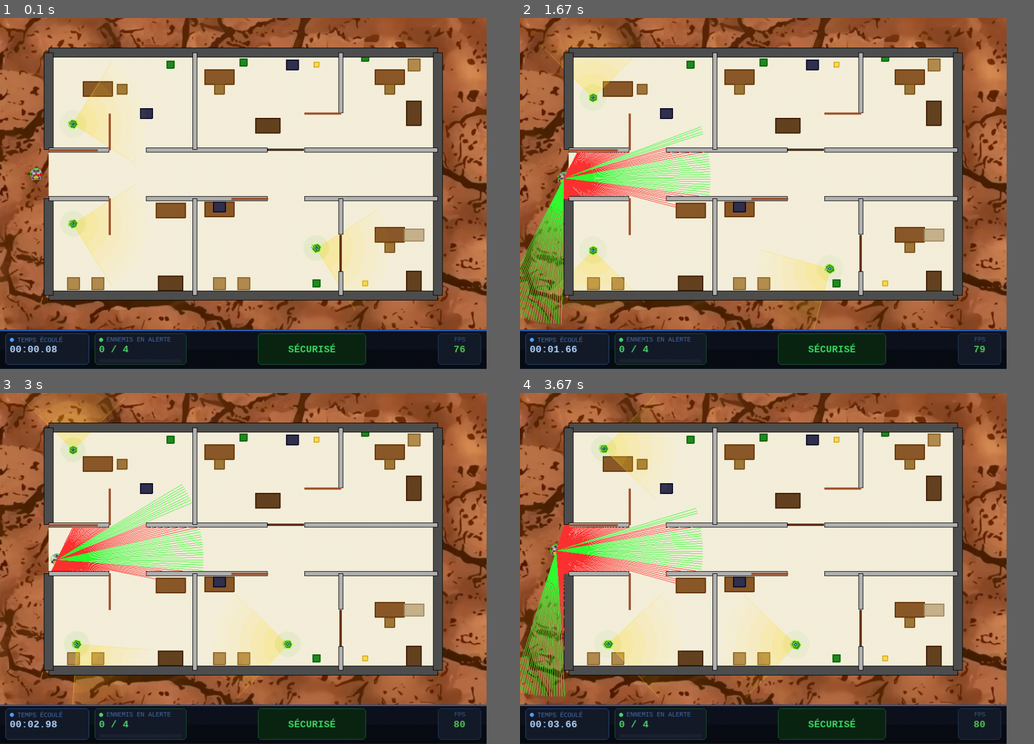
Above: before the commit, frames 1-4 (two rows, left to right).
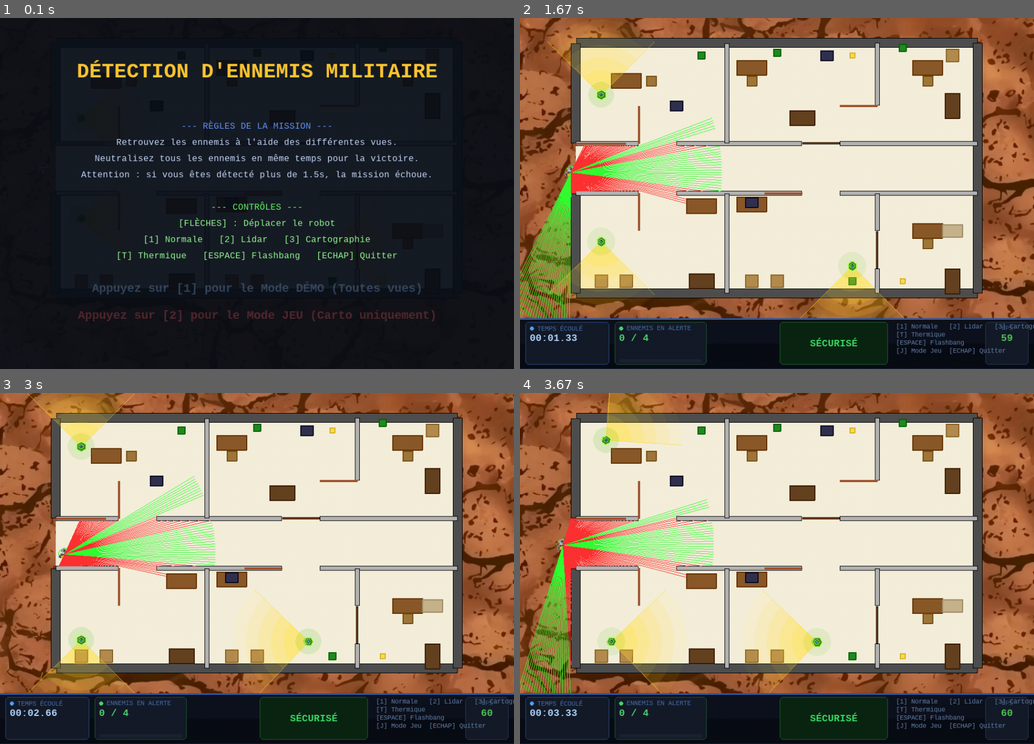
Above: after the commit, the same moments.

Repository: JawadBLK/TP_Robot
Game: pygame game, started from project/main.py
Two runs of this game, one before a commit and one after it. Both use one fixed random seed, a clock stepped at 60 frames per second and the inputs below.
Inputs:
- Up to frame 1 (0.1 s): no input
- Up to frame 2 (1.67 s): tap 1 at 0.33 s; tap Space at 0.67 s; hold Right 1-1.47 s; hold Up from 1.5 s (still down); tap 2 at 1.65 s
- Up to frame 3 (3 s): release Up at 1.97 s; hold Right 2-2.47 s; hold Left from 2.5 s (still down)
- Up to frame 4 (3.67 s): release Left at 3.03 s; hold Down 3.07-3.53 s; tap 2 at 3.22 s; hold Left from 3.57 s (still down)
In our replay, the window is 852x615 before the commit and 900x615 after it. These sizes can differ from the game's own. Grey fills any space a smaller window leaves; there, only what the larger window draws over its background counts as a difference.

The runs differ from the first frame. In frame 1, 85% of the frame differs, in the area x 0-95%, y 0-100%; in frame 2, 38%; in frame 3, 37%; in frame 4, 38%.

Commit message:
feat : affichage menu, victoire, echec, ajout type partie demo/jeu

Diff:
--- a/project/main.py
+++ b/project/main.py
@@ -1,5 +1,4 @@
 import sys
-
 import pygame
 import math
 import random
@@ -11,55 +10,49 @@
 from robot.plan_autocad import build_plan
 from robot.ennemis import Ennemi
 from robot.props import Props
-from robot.capteurs import Lidar,CapteurThermique
+from robot.capteurs import Lidar, CapteurThermique
 from robot.cartographie import Cartographie
 
-# ── 1. Initialisation MVC ──────────────────────────────────────────────
+# ── 1. CONFIGURATION INITIALE ──────────────────────────────────────────
+pygame.init()
+LARGEUR, HAUTEUR = 950, 650
+
 robot = RobotMobile(x=-8.5, y=0, orientation=0, moteur=MoteurDifferentiel())
 controleur = ControleurClavierPygame()
 
 env = Environnement()
 
 vue = VuePygame(
-    largeur=900,
-    hauteur=650,
+    largeur=LARGEUR,
+    hauteur=HAUTEUR,
     env_largeur=env.largeur,
     env_hauteur=env.hauteur
 )
 
-# ── 2. Ajout des capteurs ──────────────────────────────────────────────
-# ... création du Lidar ...
+# ── 2. CAPTEURS ET CARTOGRAPHIE ───────────────────────────────────────
 lidar = Lidar(robot, nb_rayons=180, portee_max=6.0)
 robot.ajouter_capteur(lidar)
 
-# --- Capteur thermique ---
 thermique = CapteurThermique(robot, portee=6.0)
 robot.ajouter_capteur(thermique)
 
-# Interrupteur pour l'affichage thermique
+carto = Cartographie(LARGEUR, HAUTEUR)
+
 afficher_thermique = False
-
-carto = Cartographie(950, 650)
-
-mode_vue = "NORMAL"  # Modes : "NORMAL", "LIDAR", "CARTO"
-
-# ── 3. Construction du monde ──────────────────────────────────────────────
+mode_vue = "NORMAL"
+
+# ── 3. CONSTRUCTION DU MONDE ──────────────────────────────────────────
 env.ajouter_robot(robot)
-
 build_plan(env)
 
-# ── 3.1 Ennemis avec des chemins de patrouille ──────────────────────────
 ennemi1 = Ennemi(-7, -2, waypoints=[(-7, -2), (-7, -4), (-3, -4), (-3, -4), (-3, -2), (-5, -2), (-5, -4), (-7, -4)])
-env.ajouter_ennemi(ennemi1)
-
-ennemi2 = Ennemi(3, -3, waypoints=[(3, -3), (3, -4), (-1, -4), (-1, -3), (3, -3)])
-env.ajouter_ennemi(ennemi2)
-
-ennemi3 = Ennemi(-7, 2, waypoints=[(-7, 2), (-7, 4.2), (-3, 4.2), (-3, 2), (-3, 2), (-5, 2), (-5, 3), (-7, 2)])
-env.ajouter_ennemi(ennemi3)
-
+ennemi2 = Ennemi(3, -3,waypoints=[(3, -3), (3, -4), (-1, -4), (-1, -3), (3, -3)])
+ennemi3 = Ennemi(-7, 2,waypoints=[(-7, 2), (-7, 4.2), (-3, 4.2), (-3, 2), (-3, 2), (-5, 2), (-5, 3), (-7, 2)])
 ennemi4 = Ennemi(20, 0, waypoints=[(20, 0), (9, 6), (-9, 6), (-9, 0), (7, 0), (-9, 0), (-9, -6), (9, -6), (20, 0)])
-env.ajouter_ennemi(ennemi4)
+
+for e in [ennemi1, ennemi2, ennemi3, ennemi4]:
+    env.ajouter_ennemi(e)
+
 
 # ── 3.2 Props décoratifs ────────────────────────────────────────────────────
 # ── 3.2.1 Salle haut-gauche (x: -8 à -2, y: 1 à 5) ──────────────────────────
@@ -105,34 +98,74 @@
 
 print("Nombre d'obstacles :", len(env.obstacles))
 print(hasattr(env, "alerte"))
-
-fps = 80
-clock = pygame.time.Clock()
-#dt = 4.0 / fps
+# ── 4. BOUCLE DE JEU ──────────────────────────────────────────────────
+fps = 60
 running = True
-temps_ecoule = 0.0  # en secondes
-
-# ── Boucle de jeu ──────────────────────────────────────────────
+temps_ecoule = 0.0
+
+env.etat_partie = "MENU"
+type_partie = None  # Permettra de savoir si on est en mode "DEMO" ou "JEU"
+
 while running:
-    dt = clock.tick(fps) / 1000.0
+    dt = vue.clock.tick(fps) / 1000.0
+
+    # --- GESTION DES ÉVÉNEMENTS ---
     for event in pygame.event.get():
         if event.type == pygame.QUIT:
             running = False
-        # --- CHANGEMENT DE VUE ---
+
         if event.type == pygame.KEYDOWN:
-            if event.key == pygame.K_1:
-                mode_vue = "NORMAL"
-            elif event.key == pygame.K_2:
-                mode_vue = "LIDAR"
-            elif event.key == pygame.K_3:
-                mode_vue = "CARTO"
-            elif event.key == pygame.K_t:
-                afficher_thermique = not afficher_thermique
-            elif event.key == pygame.K_SPACE:
-                env.lancer_flashbang()
-        # -------------------------------
-
-    # --- MISE À JOUR PHYSIQUE (Seulement si en cours) ---
+            # Échap quitte le jeu peu importe le menu
+            if event.key == pygame.K_ESCAPE:
+                running = False
+
+            # --- CHOIX DANS LE MENU ---
+            elif env.etat_partie == "MENU":
+                # Mode DÉMO (Touche 1 ou Pavé numérique 1)
+                if event.key == pygame.K_1 or event.key == pygame.K_KP1:
+                    env.etat_partie = "EN_COURS"
+                    type_partie = "DEMO"
+                    mode_vue = "NORMAL" # On force la vue 1
+
+                # Mode JEU (Touche 2 ou Pavé numérique 2)
+                elif event.key == pygame.K_2 or event.key == pygame.K_KP2:
+                    env.etat_partie = "EN_COURS"
+                    type_partie = "JEU"
+                    mode_vue = "CARTO"  # On force la vue 3
+
+            # --- CONTRÔLES EN COURS DE PARTIE ---
+            elif env.etat_partie == "EN_COURS":
+                # Les changements de vue ne sont autorisés qu'en mode DEMO
+                if type_partie == "DEMO":
+                    if event.key == pygame.K_1 or event.key == pygame.K_KP1: mode_vue = "NORMAL"
+                    if event.key == pygame.K_2 or event.key == pygame.K_KP2: mode_vue = "LIDAR"
+                    if event.key == pygame.K_3 or event.key == pygame.K_KP3: mode_vue = "CARTO"
+
+                    # === Basculer en Mode JEU avec réinitialisation ===
+                    if event.key == pygame.K_j:
+                        type_partie = "JEU"
+                        mode_vue = "CARTO"
+
+                        # 1. Remise à zéro du robot
+                        robot.x = -8.5
+                        robot.y = 0
+                        robot.orientation = 0
+                        robot.commander(v=0, omega=0) # Arrête le robot net
+
+                        # 2. Nettoyage de la carte (on remet tout en noir)
+                        carto.surface.fill((0, 0, 0))
+
+                        # 3. Lancement du message "Début de la partie" (pendant 2 secondes)
+                        env.temps_debut_jeu = 2.0
+
+                        # 4. Reset des paramètres de jeu
+                        env.temps_detection_robot = 0.0
+                        temps_ecoule = 0.0 # Reset le chrono
+                # Thermique et Flashbang sont autorisés dans les deux modes
+                if event.key == pygame.K_t: afficher_thermique = not afficher_thermique
+                if event.key == pygame.K_SPACE: env.lancer_flashbang()
+
+    # --- MISE À JOUR PHYSIQUE ---
     if env.etat_partie == "EN_COURS":
         commande = controleur.lire_commande()
         if commande:
@@ -145,29 +178,22 @@
         thermique.read(env)
         carto.mettre_a_jour(vue, lidar)
 
-    # --- AJOUT AFFICHAGE MODULABLE ---
+    # --- DESSIN DU MONDE (Arrière-plan) ---
     if mode_vue == "CARTO":
-        # Mode 3 : Vue cartographique avec rayons du Lidar, carte thermique et console
         carto.dessiner(vue.screen)
-        if afficher_thermique:
-            thermique.draw(vue)
-        vue.dessiner_robot(env.robot)
-        vue.dessiner_console(env, temps_ecoule)
+        if afficher_thermique: thermique.draw(vue)
+        vue.dessiner_robot(robot)
     else:
-        # Modes 1 et 2 : Plan d'architecte classique
         vue.dessiner_environnement(env, temps_ecoule)
-
-        # Dessine les obstacles par-dessus le plan d'architecte
-        for obs in env.obstacles:
-            obs.dessiner(vue)
-
-        # Si on est en Mode 2, on superpose les rayons du Lidar
-        if mode_vue == "LIDAR":
-            lidar.draw(vue)
-        if afficher_thermique:
-            thermique.draw(vue)
+        for obs in env.obstacles: obs.dessiner(vue)
+        for prop in env.props: prop.dessiner(vue)
+        for ennemi in env.ennemis: ennemi.dessiner(vue)
+
+        if mode_vue == "LIDAR": lidar.draw(vue)
+        if afficher_thermique: thermique.draw(vue)
+
+    # --- EFFET FLASHBANG ---
     if hasattr(env, 'temps_effet_flash') and env.temps_effet_flash > 0:
-        # 1. Tremblement et Zoom (Bloom)
         intensite = 15.0
         shake_x = int(random.uniform(-1, 1) * intensite * env.temps_effet_flash)
         shake_y = int(random.uniform(-1, 1) * intensite * env.temps_effet_flash)
@@ -176,19 +202,77 @@
         capture = vue.screen.copy()
         vue.screen.fill((0, 0, 0))
 
-        p_surf = pygame.transform.scale(capture, (int(900 * bloom), int(650 * bloom)))
-        p_rect = p_surf.get_rect(center=(450 + shake_x, 325 + shake_y))
+        p_surf = pygame.transform.scale(capture, (int(LARGEUR * bloom), int(HAUTEUR * bloom)))
+        p_rect = p_surf.get_rect(center=(LARGEUR//2 + shake_x, HAUTEUR//2 + shake_y))
         vue.screen.blit(p_surf, p_rect)
 
-        # 2. Blanchiment (Whiteout)
         alpha = int(255 * min(1.0, env.temps_effet_flash / 0.3))
-        white_surf = pygame.Surface((850, 650), pygame.SRCALPHA)
+        white_surf = pygame.Surface((LARGEUR, HAUTEUR), pygame.SRCALPHA)
         white_surf.fill((255, 255, 255, alpha))
         vue.screen.blit(white_surf, (0, 0))
 
-    # --- ÉCRAN DE FIN ---
-    if env.etat_partie != "EN_COURS":
-        overlay = pygame.Surface((850, 650), pygame.SRCALPHA)
+    # --- INTERFACE HUD ---
+    if env.etat_partie != "MENU":
+        vue.dessiner_console(env, temps_ecoule, type_partie=type_partie)
+
+    # ========================================================
+    # --- ÉCRAN D'ACCUEIL (MENU) ---
+    # ========================================================
+    if env.etat_partie == "MENU":
+        overlay = pygame.Surface((LARGEUR, HAUTEUR), pygame.SRCALPHA)
+        overlay.fill((10, 15, 25, 240)) # Fond très sombre
+        vue.screen.blit(overlay, (0, 0))
+
+        f_titre = pygame.font.SysFont("Courier New", 38, bold=True)
+        f_texte = pygame.font.SysFont("Courier New", 16)
+        f_action = pygame.font.SysFont("Courier New", 22, bold=True)
+
+        # Titre
+        titre = f_titre.render("DÉTECTION D'ENNEMIS MILITAIRE", True, (255, 200, 50))
+        vue.screen.blit(titre, titre.get_rect(center=(LARGEUR//2, 100)))
+
+        # Règles
+        regles = [
+            "--- RÈGLES DE LA MISSION ---",
+            "Retrouvez les ennemis à l'aide des différentes vues.",
+            "Neutralisez tous les ennemis en même temps pour la victoire.",
+            "Attention : si vous êtes détecté plus de 1.5s, la mission échoue."
+        ]
+        for i, ligne in enumerate(regles):
+            coul = (200, 220, 255) if i > 0 else (100, 150, 255)
+            txt = f_texte.render(ligne, True, coul)
+            vue.screen.blit(txt, txt.get_rect(center=(LARGEUR//2, 200 + i * 30)))
+
+        # Touches
+        touches = [
+            "--- CONTRÔLES ---",
+            "[FLÈCHES] : Déplacer le robot",
+            "[1] Normale   [2] Lidar   [3] Cartographie",
+            "[T] Thermique   [ESPACE] Flashbang   [ECHAP] Quitter"
+        ]
+        for i, ligne in enumerate(touches):
+            coul = (150, 255, 150) if i > 0 else (100, 255, 100)
+            txt = f_texte.render(ligne, True, coul)
+            vue.screen.blit(txt, txt.get_rect(center=(LARGEUR//2, 350 + i * 30)))
+
+        # Choix du mode (avec clignotement)
+        pulse = abs(math.sin(pygame.time.get_ticks() / 300.0))
+        alpha = int(255 * pulse)
+
+        txt_demo = f_action.render("Appuyez sur [1] pour le Mode DÉMO (Toutes vues)", True, (150, 200, 255))
+        txt_jeu = f_action.render("Appuyez sur [2] pour le Mode JEU (Carto uniquement)", True, (255, 100, 100))
+
+        txt_demo.set_alpha(alpha)
+        txt_jeu.set_alpha(alpha)
+
+        vue.screen.blit(txt_demo, txt_demo.get_rect(center=(LARGEUR//2, 500)))
+        vue.screen.blit(txt_jeu, txt_jeu.get_rect(center=(LARGEUR//2, 550)))
+
+    # ========================================================
+    # --- ÉCRAN DE FIN (VICTOIRE / ÉCHEC) ---
+    # ========================================================
+    elif env.etat_partie != "EN_COURS":
+        overlay = pygame.Surface((LARGEUR, HAUTEUR), pygame.SRCALPHA)
         overlay.fill((0, 0, 0, 200))
         vue.screen.blit(overlay, (0, 0))
 
@@ -202,9 +286,22 @@
             txt = f_titre.render("ÉCHEC CRITIQUE", True, (255, 50, 50))
             sub = f_info.render("Vous avez été détecté. Appuyez sur ECHAP.", True, (255, 255, 255))
 
-        vue.screen.blit(txt, txt.get_rect(center=(425, 325 - 20)))
-        vue.screen.blit(sub, sub.get_rect(center=(425, 325 + 30)))
-    #image à l'écran
+        vue.screen.blit(txt, txt.get_rect(center=(LARGEUR//2, HAUTEUR//2 - 20)))
+        vue.screen.blit(sub, sub.get_rect(center=(LARGEUR//2, HAUTEUR//2 + 30)))
+
+    # --- MESSAGE DE TRANSITION : DÉBUT DE LA PARTIE ---
+
+    if env.temps_debut_jeu > 0:
+        f_msg = pygame.font.SysFont("Courier New", 45, bold=True)
+        txt_msg = f_msg.render("DÉBUT DE LA PARTIE", True, (255, 255, 255))
+
+        # Petit fond noir derrière le texte pour la lisibilité
+        rect_msg = txt_msg.get_rect(center=(LARGEUR//2, HAUTEUR//2))
+        pygame.draw.rect(vue.screen, (0, 0, 0, 150), rect_msg.inflate(20, 20))
+
+        vue.screen.blit(txt_msg, rect_msg)
+
     pygame.display.flip()
 
 pygame.quit()
+sys.exit()
--- a/project/robot/Environnement.py
+++ b/project/robot/Environnement.py
@@ -10,6 +10,7 @@
         self.alerte = None
         self.temps_alerte = 0
         self.props = []
+        self.temps_debut_jeu = 0.0  # Nouveau timer pour le message de transition
 
         # --- flashbang ---
         self.temps_detection_robot = 0.0
@@ -41,6 +42,9 @@
     def mettre_a_jour(self, dt):
         if not self.robot:
             return
+        # Diminuer le timer du message de transition
+        if self.temps_debut_jeu > 0:
+            self.temps_debut_jeu -= dt
 
         if self.temps_effet_flash > 0:
             self.temps_effet_flash -= dt
@@ -78,7 +82,7 @@
         for ennemi in self.ennemis:
             ennemi.mettre_a_jour(dt)
 
-            # --- MODIFICATION : Si l'ennemi est stun, il ne détecte rien ---
+            # --- Si l'ennemi est stun, il ne détecte rien ---
             if hasattr(ennemi, 'temps_stun') and ennemi.temps_stun > 0:
                 continue
 
@@ -118,11 +122,11 @@
         if len(self.ennemis) > 0 and all(hasattr(e, 'temps_stun') and e.temps_stun > 0 for e in self.ennemis):
             self.etat_partie = "VICTOIRE"
 
-    def lancer_flashbang(self, portee=8.0):
+    def lancer_flashbang(self, portee=3.0):
         """Étourdit les ennemis proches (s'il n'y a pas de mur entre eux et le robot)."""
         if self.etat_partie != "EN_COURS":
             return
-        self.temps_effet_flash = 0.6   # Durée de l'effet flashbang (en secondes)
+        self.temps_effet_flash = 0.6   # Durée de l'effet flashbang affichage (en secondes)
         for ennemi in self.ennemis:
             dist = math.hypot(self.robot.x - ennemi.x, self.robot.y - ennemi.y)
             if dist <= portee:
--- a/project/robot/vue.py
+++ b/project/robot/vue.py
@@ -19,7 +19,7 @@
 
 
 class VuePygame:
-    CONSOLE_HAUTEUR = 72  # hauteur de la bande console en pixels
+    CONSOLE_HAUTEUR = 93  # hauteur de la bande console en pixels
 
     def __init__(self, largeur=800, hauteur=600, env_largeur=30, env_hauteur=40):
         pygame.init()
@@ -127,7 +127,7 @@
         pygame.draw.rect(self.screen, couleur_fond, (x, y, w, h), border_radius=6)
         pygame.draw.rect(self.screen, couleur_bord, (x, y, w, h), 1, border_radius=6)
 
-    def dessiner_console(self, env, temps_ecoule):
+    def dessiner_console(self, env, temps_ecoule, type_partie='DEMO'):
         """Dessine la bande console en bas de l'écran."""
         y0 = self.hauteur_jeu
         W  = self.largeur
@@ -188,7 +188,7 @@
                 pygame.draw.rect(self.screen, col_jauge, (jauge_x, jauge_y, fill_w, 6), border_radius=3)
 
         # ── SECTION CENTRE : Statut principal ─────────────────────────────────
-        cx = (345 + W - 90) // 2  # centré entre la fin de la carte ennemis et le début FPS
+        cx = (300 + W - 90) // 2  # centré entre la fin de la carte ennemis et le début FPS
         if env.alerte:
             statut_txt = "! DÉTECTION !"
             statut_col = (255, 70, 70)
@@ -221,6 +221,29 @@
         self.screen.blit(label_fps,  rect_fps_label)
         self.screen.blit(valeur_fps, rect_fps_val)
 
+
+        # ── RAPPEL DES TOUCHES (Entre le statut et les FPS) ──
+        x_touches = cx + sw // 2 + 15
+        y_touches = y0 + 8
+
+# On adapte les touches selon le mode choisi !
+        if type_partie == "DEMO" or type_partie is None:
+            touches = [
+                "[1] Normale   [2] Lidar   [3] Cartographie",
+                "[T] Thermique",
+                "[ESPACE] Flashbang",
+                "[J] Mode Jeu  [ECHAP] Quitter"
+            ]
+        else:
+            touches = [
+                "[T] Thermique",
+                "[ESPACE] Flashbang",
+                "[ECHAP] Quitter"
+            ]
+
+        for i, texte in enumerate(touches):
+            surface_txt = self.font_label.render(texte, True, (100, 130, 170))
+            self.screen.blit(surface_txt, (x_touches, y_touches + i * 15))
 
 
  # ──────────────────────────────────────── ENVIRONNEMENT : affichage sol, console ────────────────────────────────────────
@@ -270,10 +293,6 @@
             rect = texte.get_rect(center=(self.largeur // 2, 40))
             self.screen.blit(texte, rect)
 
-        # 8. Console en bas
-        self.dessiner_console(env, temps_ecoule)
-
-        pygame.display.flip()
 
 
  # ──────────────────────────────────────── PORTE ────────────────────────────────────────
